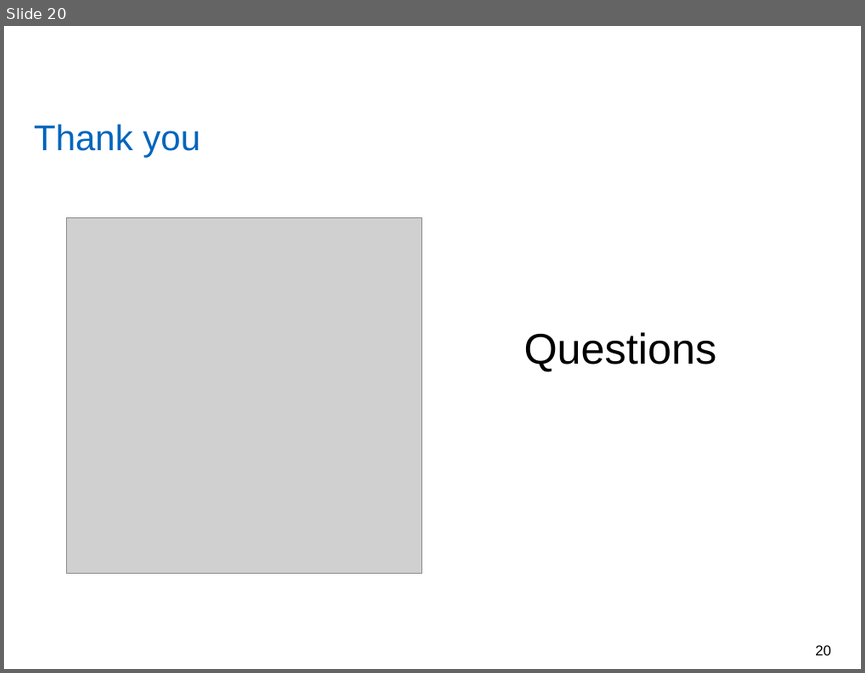
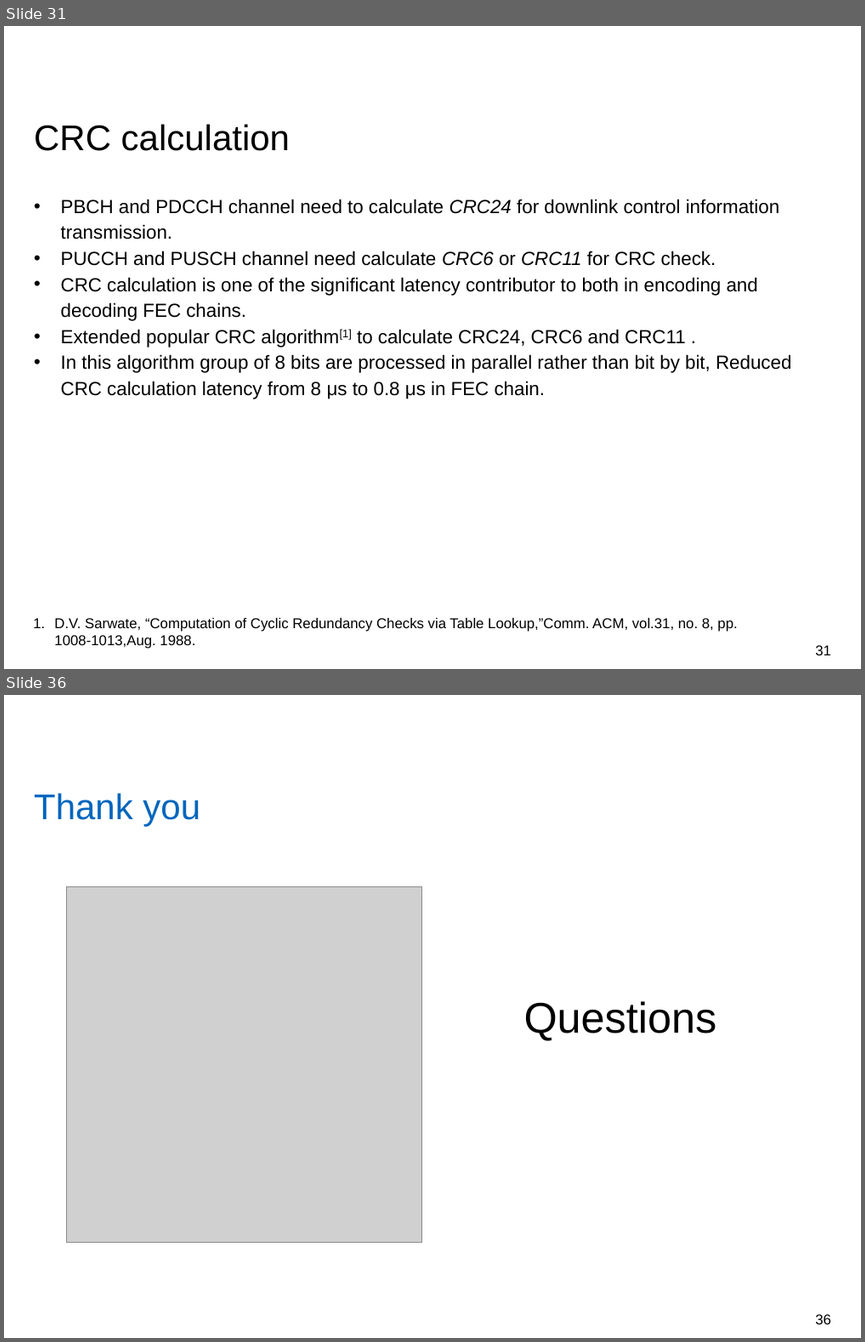
Before and after one commit to yadhu1961/thesis_5GPolorCodes, a slide deck: final_presentation/finalPpt.pptx. Shown one above the other, each under a label of ours: slide 20 before the commit, slides 31 and 36 after it; the slides between them are not shown. The pictures are 865x673 and 865x1342 pixels, drawn with LibreOffice and Linux fonts; fonts in the diff are those of the drawing; grey boxes stand for pictures; background and template pictures are left out. Boxes give left, top, right and bottom in pixels: in the first picture for what was removed or moved away, otherwise in the second. Text is boxed around its words. In the diff, an @@ line names an element or a change of style, - is before the commit and + after.

```diff
--- a/final_presentation/finalPpt.pptx
+++ b/final_presentation/finalPpt.pptx
@@ slide 31 added at (4, 26, 861, 669), background #FFFFFF @@
@@ title added at (34, 124, 290, 151), 30 pt, text #000000 @@
+CRC calculation
@@ text added at (61, 199, 791, 399), 16 pt, text #000000 @@
+• PBCH and PDCCH channel need to calculate CRC24 for downlink control information transmission.
+• PUCCH and PUSCH channel need calculate CRC6 or CRC11 for CRC check.
+• CRC calculation is one of the significant latency contributor to both in encoding and decoding FEC chains.
+• Extended popular CRC algorithm[1] to calculate CRC24, CRC6 and CRC11 .
+• In this algorithm group of 8 bits are processed in parallel rather than bit by bit, Reduced CRC calculation latency from 8 μs to 0.8 μs in FEC chain.
@@ text added at (54, 618, 737, 648), 12 pt, text #000000 @@
+1. D.V. Sarwate, “Computation of Cyclic Redundancy Checks via Table Lookup,”Comm. ACM, vol.31, no. 8, pp. 1008-1013,Aug. 1988.
@@ page number added at (815, 645, 831, 655), 12 pt, text #000000 @@
+31
@@ what was slide 20 is now slide 36 @@
@@ page number at (815, 1314, 831, 1324): text changed @@
-20
+36
```
Also in this commit, not shown: 13 slides changed, 16 other slides added, 1 slide removed, 8 other files.
